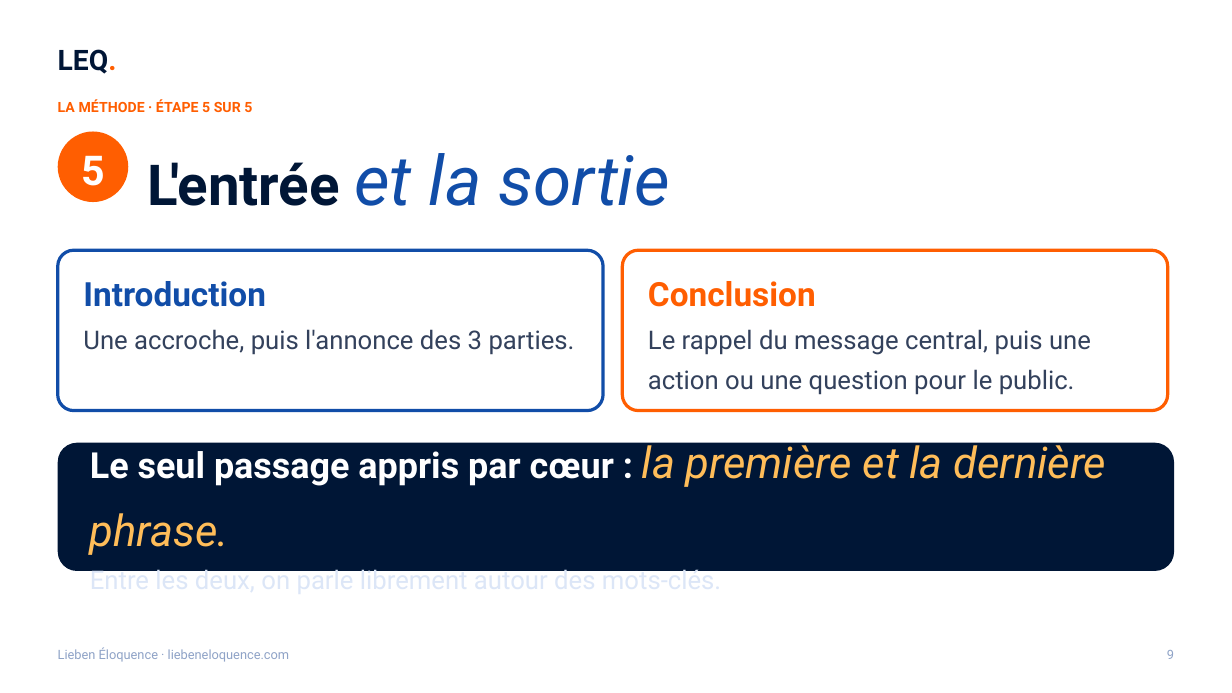
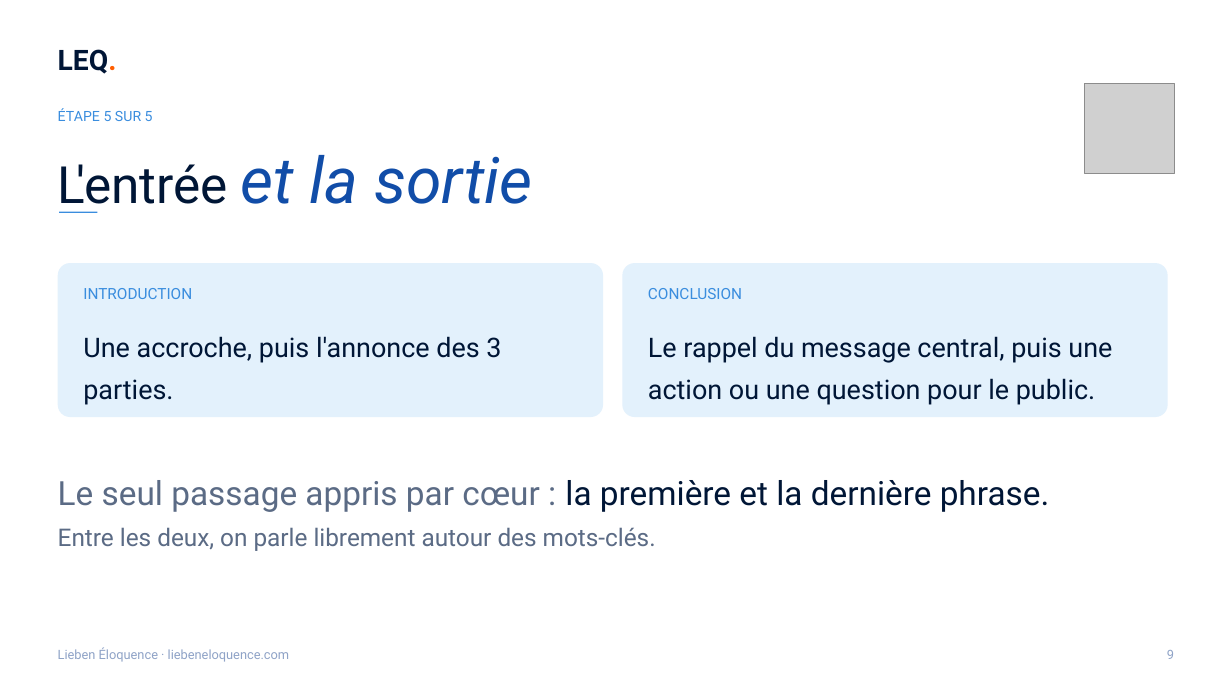
Before and after one commit to ahiale/liebeneloquence-site, a slide deck: slide 9 of communication/atelier/LEQ-capsule-squelette.pptx. Drawn at 1232x693 pixels with LibreOffice and Linux fonts; fonts in the diff are those of the drawing; grey boxes stand for pictures; background and template pictures are left out. Boxes give left, top, right and bottom in pixels: in the first picture for what was removed or moved away, otherwise in the second. Text is boxed around its words. In the diff, an @@ line names an element or a change of style, - is before the commit and + after.

```diff
--- a/communication/atelier/LEQ-capsule-squelette.pptx
+++ b/communication/atelier/LEQ-capsule-squelette.pptx
@@ picture added at box(1084, 83, 1174, 173) @@
@@ text at box(58, 108, 153, 121): text changed; text colour #FF5E01 to #3A8DDE; bold off @@
-LA MÉTHODE · ÉTAPE 5 SUR 5
+ÉTAPE 5 SUR 5
@@ text "L'entrée et la sortie": place and size @@
-text "L'entrée et la sortie" at box(148, 153, 670, 206)
+text "L'entrée et la sortie" at box(58, 155, 533, 213)
@@ text "L'entrée et la sortie" at box(58, 155, 533, 213): size 44 to 40 pt, bold off in "L'entrée"; size 54 to 50 pt in "et la sortie"; vertical alignment middle to top @@
@@ ellipse removed at box(57, 131, 128, 201) @@
@@ text removed at box(81, 155, 105, 186) @@
-5
@@ rectangle added at box(59, 212, 98, 213), fill #3A8DDE @@
@@ rounded rectangle: place and size @@
-rounded rectangle at box(57, 250, 603, 411)
+rounded rectangle at box(57, 263, 603, 418)
@@ rounded rectangle at box(57, 263, 603, 418): fill #FFFFFF to #E3F1FC; outline #114DA8 2.5 pt to none; proportions changed @@
@@ rounded rectangle: place and size @@
-rounded rectangle at box(623, 250, 1168, 411)
+rounded rectangle at box(623, 263, 1168, 418)
@@ rounded rectangle at box(623, 263, 1168, 418): fill #FFFFFF to #E3F1FC; outline #FF5E01 2.5 pt to none; proportions changed @@
@@ text at box(83, 288, 192, 299): text changed; size 26 to 12 pt; text colour #114DA8 to #3A8DDE; bold off @@
-Introduction
+INTRODUCTION
@@ text at box(648, 288, 742, 299): text changed; size 26 to 12 pt; text colour #FF5E01 to #3A8DDE; bold off @@
-Conclusion
+CONCLUSION
@@ text "Une accroche, puis l'annonce des ...": place and size @@
-text "Une accroche, puis l'annonce des ..." at box(83, 329, 575, 355)
+text "Une accroche, puis l'annonce des ..." at box(83, 336, 501, 405)
@@ text "Une accroche, puis l'annonce des ..." at box(83, 336, 501, 405): size 20 to 21 pt, text colour #33415C to #001636 @@
@@ text "Le rappel du message central, ...": place and size @@
-text "Le rappel du message central, ..." at box(648, 329, 1091, 395)
+text "Le rappel du message central, ..." at box(648, 336, 1112, 405)
@@ text "Le rappel du message central, ..." at box(648, 336, 1112, 405): size 20 to 21 pt, text colour #33415C to #001636 @@
@@ rounded rectangle removed at box(57, 443, 1174, 571) @@
@@ text "Le seul passage appris par ...": place and size @@
-text "Le seul passage appris par ..." at box(90, 437, 1106, 571)
+text "Le seul passage appris par ..." at box(58, 480, 1050, 512)
@@ text "Le seul passage appris par ..." at box(58, 480, 1050, 512): size 28 to 26 pt, text colour #FFFFFF to #5B6B85, bold off in "Le seul passage appris par cœur :"; size 34 to 26 pt, text colour #FFBD59 to #001636, italic off in "la première et la dernière phrase."; line spacing 1.3 to 1.1; vertical alignment middle to top @@
@@ text added at box(58, 527, 656, 551), 19 pt, text #5B6B85 @@
+Entre les deux, on parle librement autour des mots-clés.
@@ text at box(90, 566, 721, 571): paragraph removed @@
-Entre les deux, on parle librement autour des mots-clés.
```
Also in this commit, not shown: 11 other slides changed, 2 other files.
